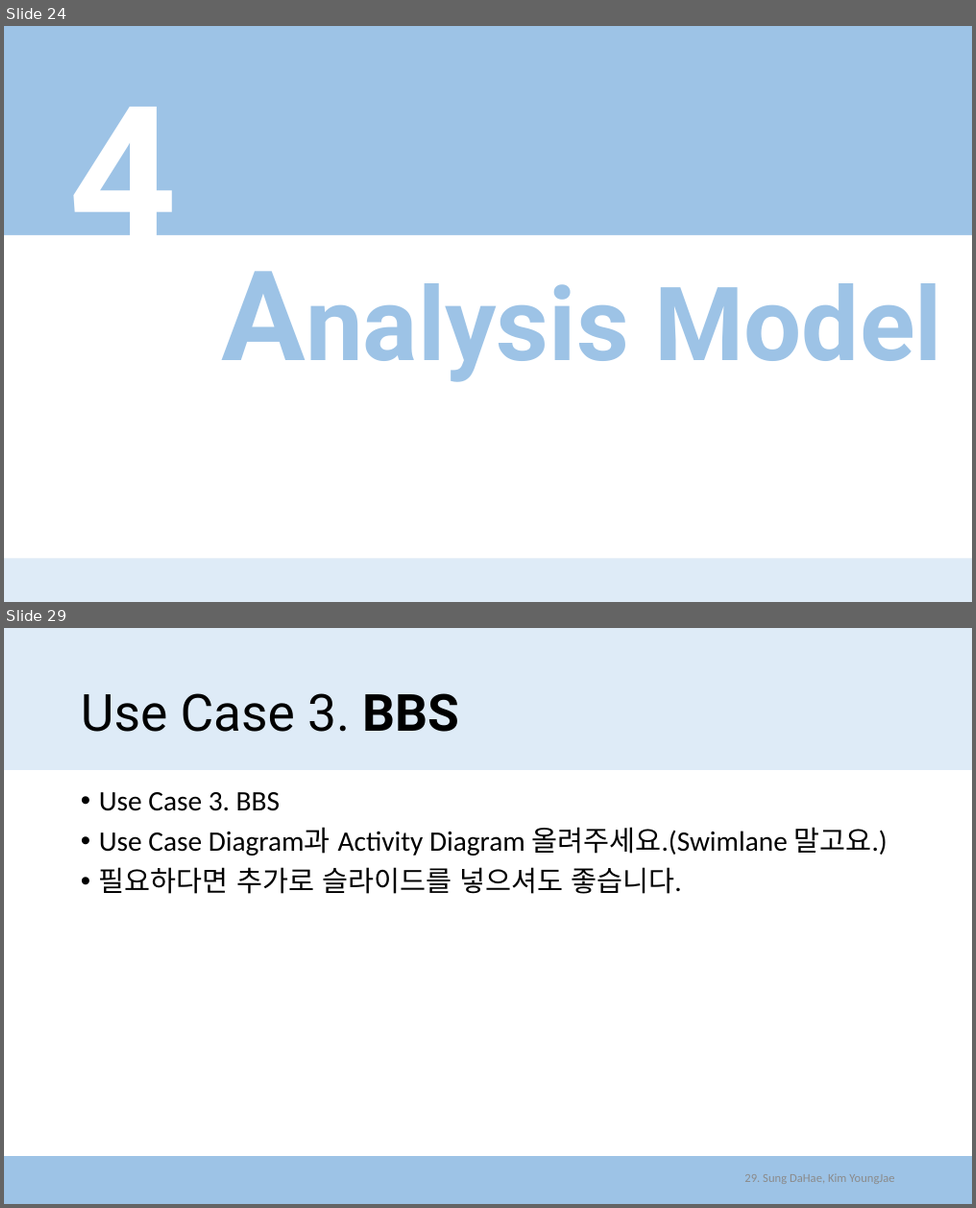
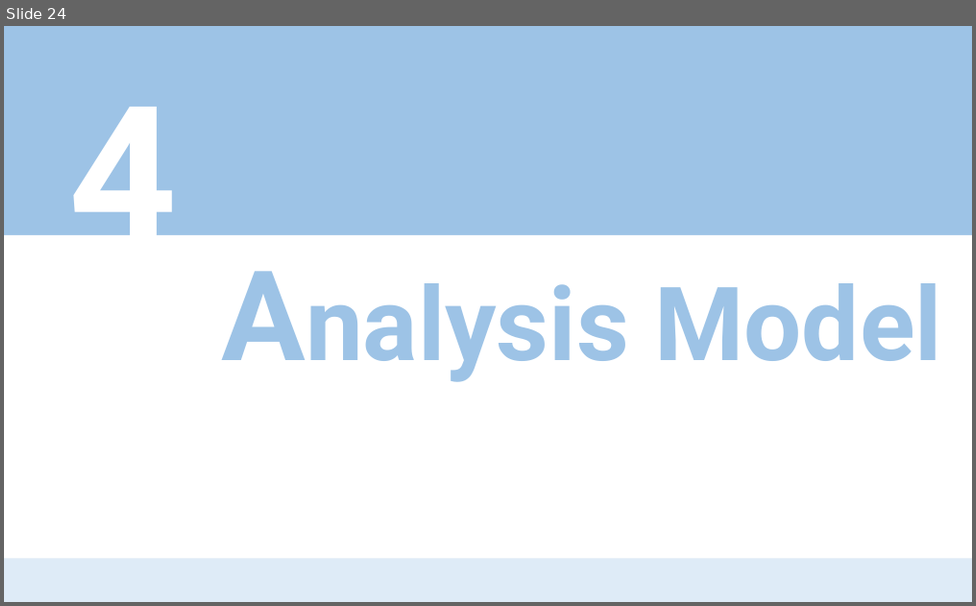
Before and after one commit to zeca9189/2016CSE406project, a slide deck: Intermediate Presentation/Presentation_AhnYounGeun.pptx. Shown one above the other, each under a label of ours: slides 24 and 29 before the commit, slide 24 after it; the slides between them are not shown. The pictures are 976x1208 and 976x606 pixels, drawn with LibreOffice and Linux fonts; fonts in the diff are those of the drawing. Boxes give left, top, right and bottom in pixels: in the first picture for what was removed or moved away, otherwise in the second. Text is boxed around its words. In the diff, an @@ line names an element or a change of style, - is before the commit and + after.

```diff
--- a/Intermediate Presentation/Presentation_AhnYounGeun.pptx
+++ b/Intermediate Presentation/Presentation_AhnYounGeun.pptx
@@ slide 29 removed at bbox=[4, 628, 972, 1204], background #FFFFFF @@
@@ rectangle removed at bbox=[4, 628, 972, 770] @@
@@ title removed at bbox=[81, 693, 460, 732] @@
-Use Case 3. BBS
@@ text removed at bbox=[99, 792, 887, 894] @@
-• Use Case 3. BBS
-• Use Case Diagram과 Activity Diagram 올려주세요.(Swimlane 말고요.)
-• 필요하다면 추가로 슬라이드를 넣으셔도 좋습니다.
@@ rectangle removed at bbox=[4, 1156, 972, 1204] @@
@@ text removed at bbox=[744, 1174, 894, 1184] @@
-29. Sung DaHae, Kim YoungJae
```
Also in this commit, not shown: 8 slides changed, 9 slides added, 14 other slides removed, 17 other files.
